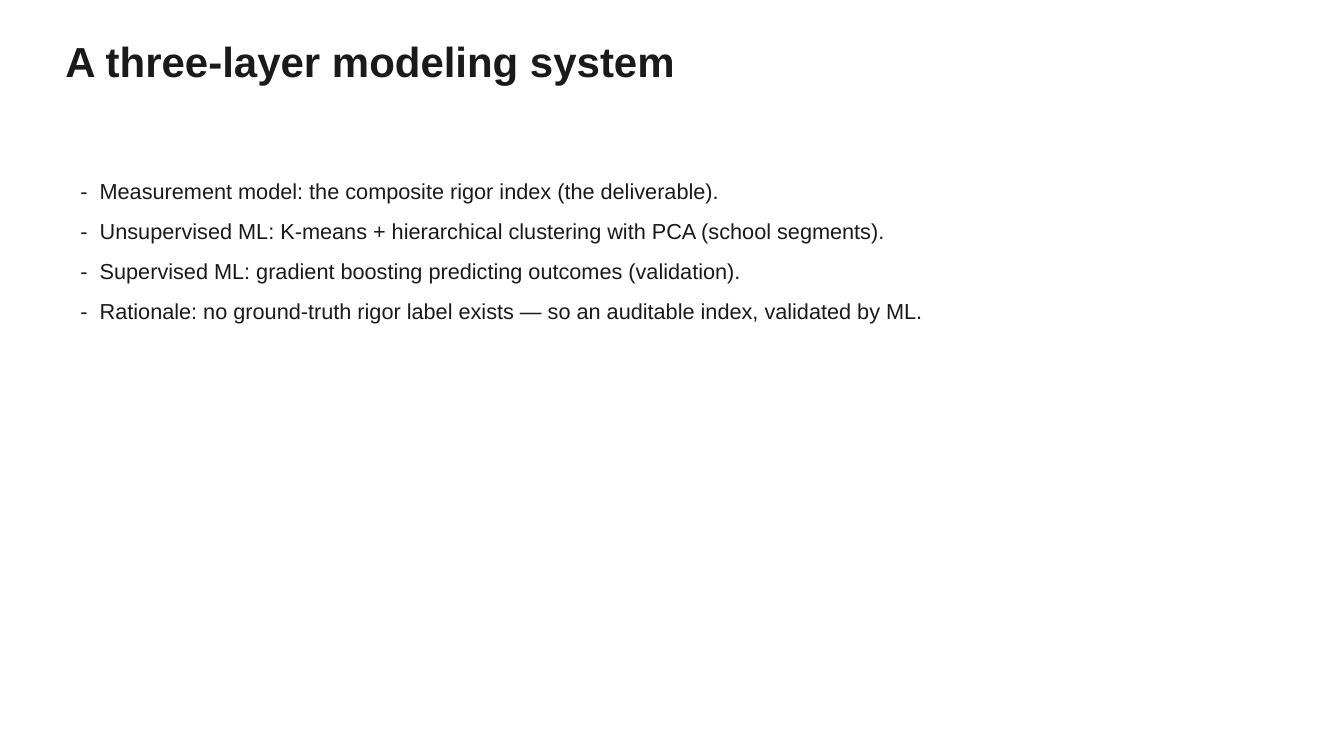
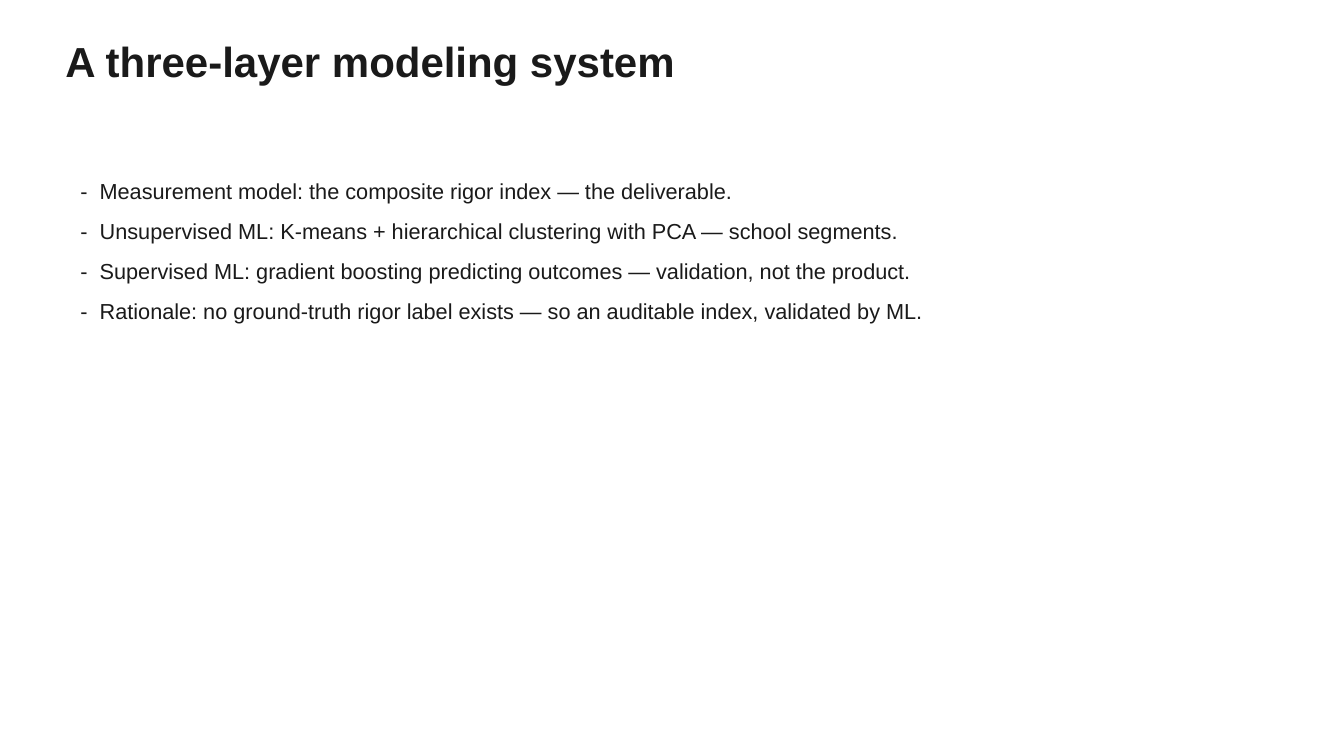
Before and after one commit to mchalekson/498-capstone, a slide deck: slide 14 of docs/MSDS_498_Midterm.pptx (slide 10 before the commit). Drawn at 1344x756 pixels with LibreOffice and Linux fonts; fonts in the diff are those of the drawing. Boxes give left, top, right and bottom in pixels: in the first picture for what was removed or moved away, otherwise in the second. Text is boxed around its words. In the diff, an @@ line names an element or a change of style, - is before the commit and + after.

```diff
--- a/docs/MSDS_498_Midterm.pptx
+++ b/docs/MSDS_498_Midterm.pptx
@@ text at [100,183,910,283]: text changed @@
-- Measurement model: the composite rigor index (the deliverable).
-- Unsupervised ML: K-means + hierarchical clustering with PCA (school segments).
-- Supervised ML: gradient boosting predicting outcomes (validation).
+- Measurement model: the composite rigor index — the deliverable.
+- Unsupervised ML: K-means + hierarchical clustering with PCA — school segments.
+- Supervised ML: gradient boosting predicting outcomes — validation, not the product.
```
Also in this commit, not shown: 7 other slides changed, 4 slides added, 1 slide removed, 7 other files.
